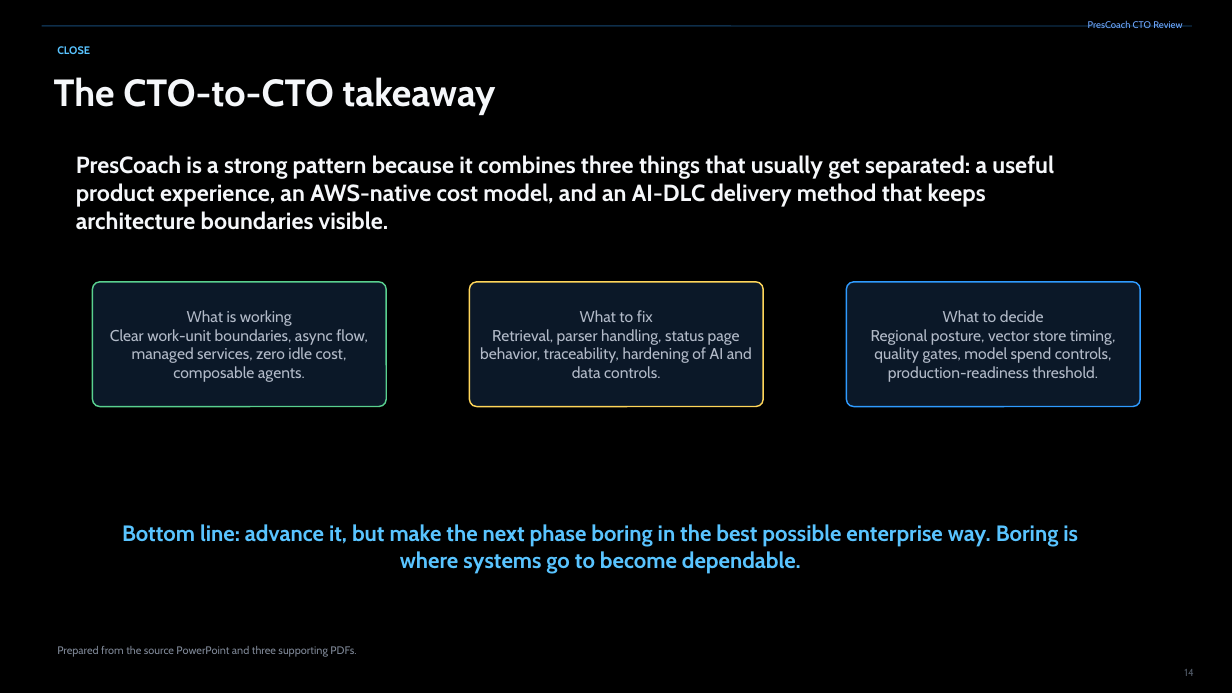
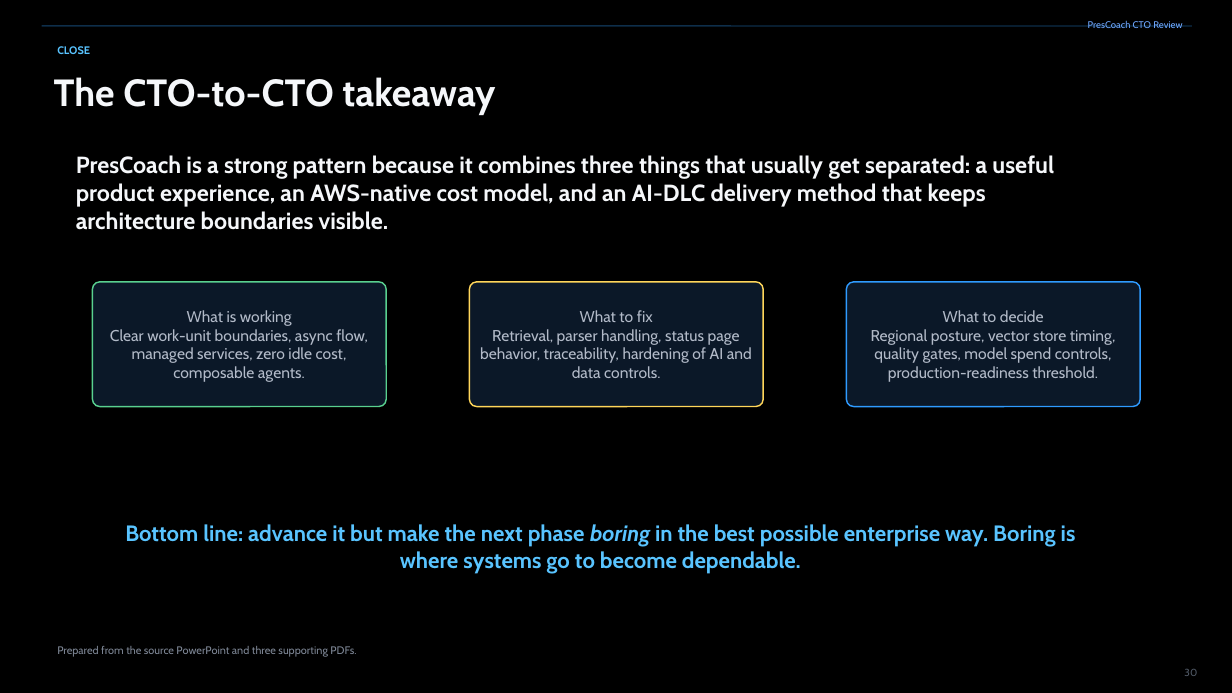
Before and after one commit to michaelgeiser/kiro-agentcore-app, a slide deck: slide 30 of documentation/PresCoach_slides.pptx (slide 14 before the commit). Drawn at 1232x693 pixels with LibreOffice and Linux fonts; fonts in the diff are those of the drawing. Boxes give left, top, right and bottom in pixels: in the first picture for what was removed or moved away, otherwise in the second. Text is boxed around its words. In the diff, an @@ line names an element or a change of style, - is before the commit and + after.

```diff
--- a/documentation/PresCoach_slides.pptx
+++ b/documentation/PresCoach_slides.pptx
@@ text at <box>125,524,1076,574</box>: text changed @@
-Bottom line: advance it, but make the next phase boring in the best possible enterprise way. Boring is where systems go to become dependable.
+Bottom line: advance it but make the next phase boring in the best possible enterprise way. Boring is where systems go to become dependable.
@@ page number at <box>1184,669,1197,676</box>: text changed @@
-14
+30
```
Also in this commit, not shown: 18 other slides changed, 7 slides added, 1 other file.
